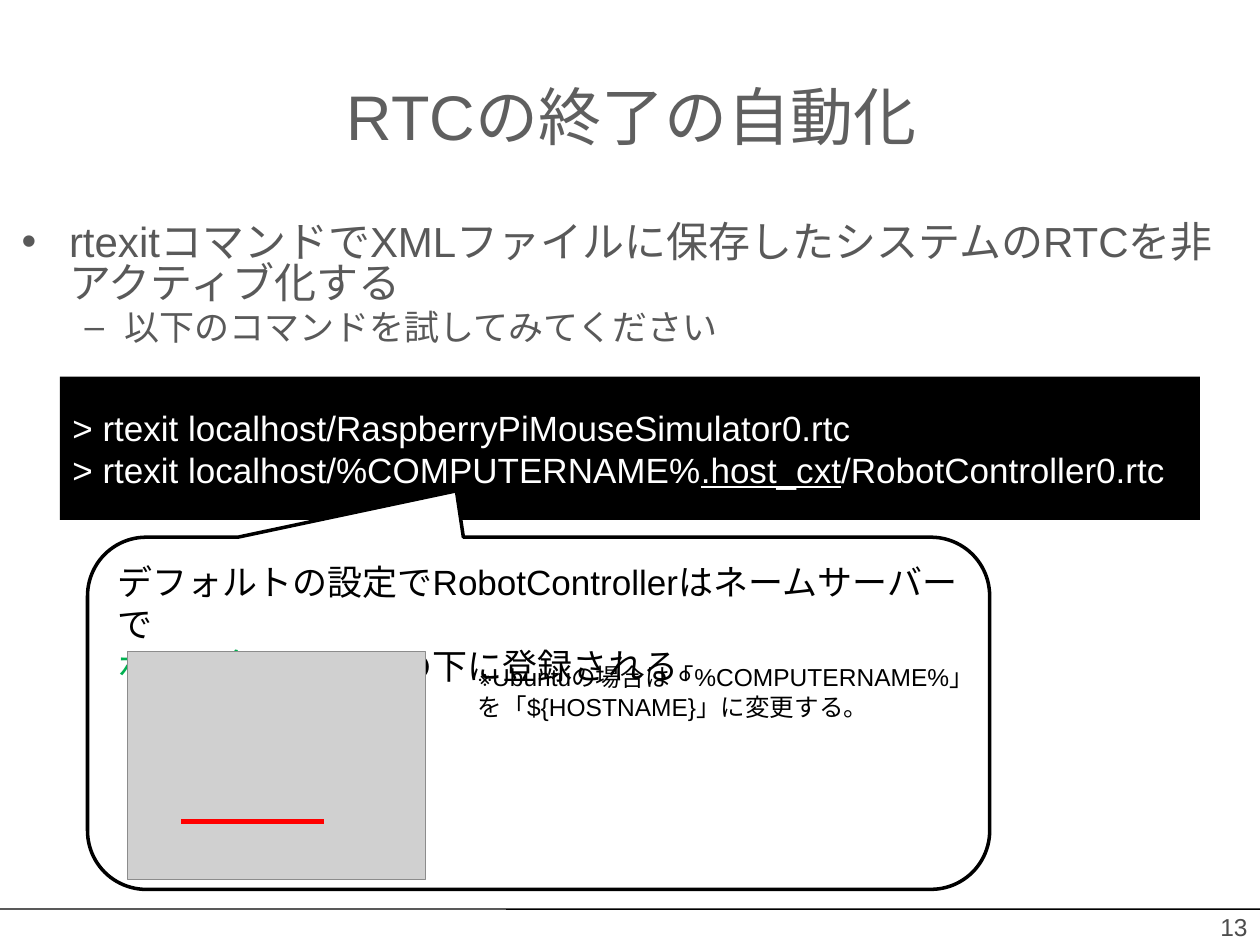
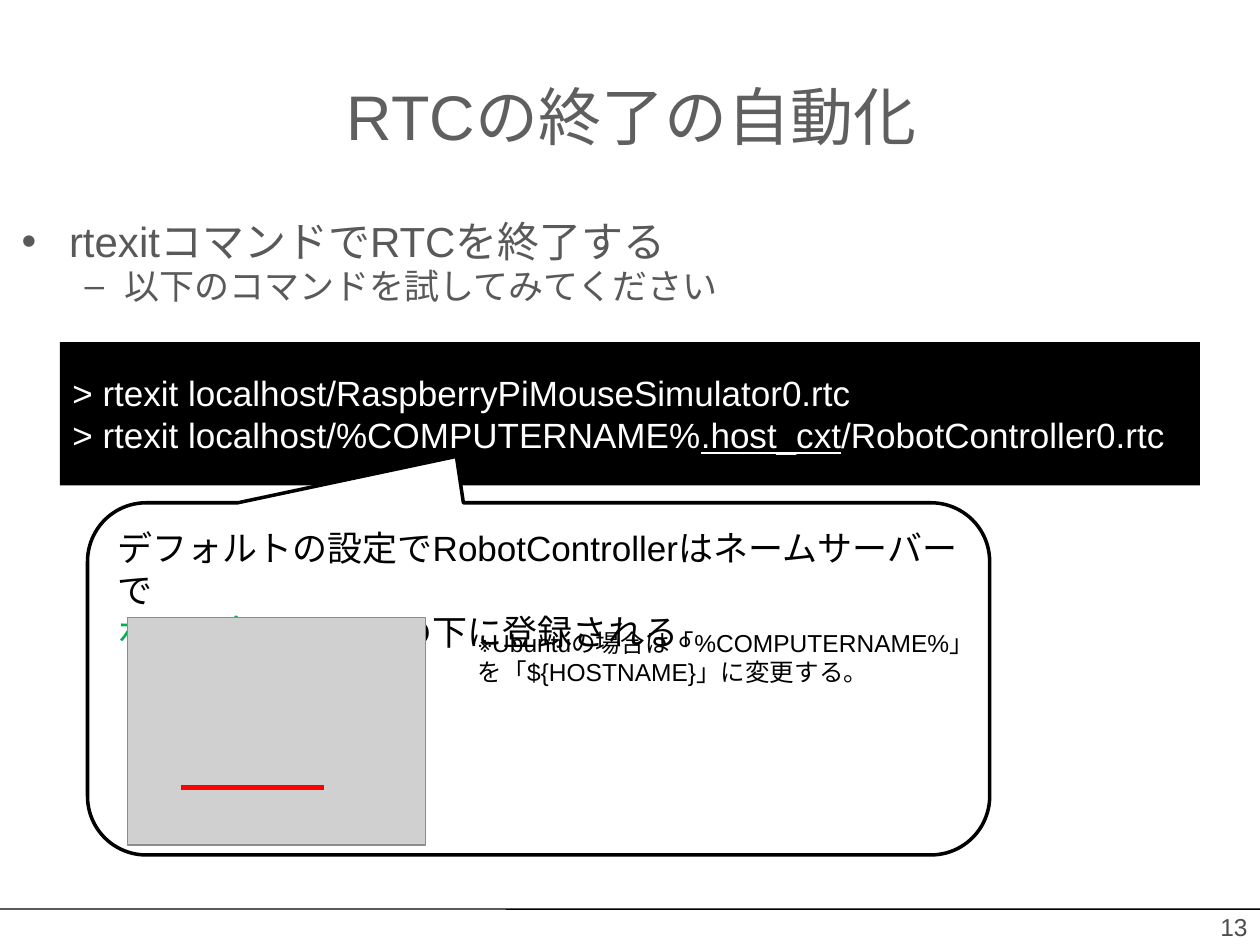
Before and after one commit to OpenRTM/RTM_Tutorial, a slide deck: slide 13 of ppt/rtshell入門.pptx. Drawn at 1260x945 pixels with LibreOffice and Linux fonts; fonts in the diff are those of the drawing; grey boxes stand for pictures; background and template pictures are left out. Boxes give left, top, right and bottom in pixels: in the first picture for what was removed or moved away, otherwise in the second. Text is boxed around its words. In the diff, an @@ line names an element or a change of style, - is before the commit and + after.

```diff
--- a/ppt/rtshell入門.pptx
+++ b/ppt/rtshell入門.pptx
@@ text at bbox=[69, 224, 666, 261]: text changed @@
-• rtexitコマンドでXMLファイルに保存したシステムのRTCを非アクティブ化する
+• rtexitコマンドでRTCを終了する
@@ 1 picture, 1 rectangle, 1 rounded speech box, 1 text, 1 line: place and size @@
-1 picture, 1 rectangle, 1 rounded speech box, 1 text, 1 line at bbox=[60, 377, 1201, 890]
+1 picture, 1 rectangle, 1 rounded speech box, 1 text, 1 line at bbox=[60, 343, 1201, 856]
```
Also in this commit, not shown: 1 other slide changed, 1 slide removed, 40 other files.
